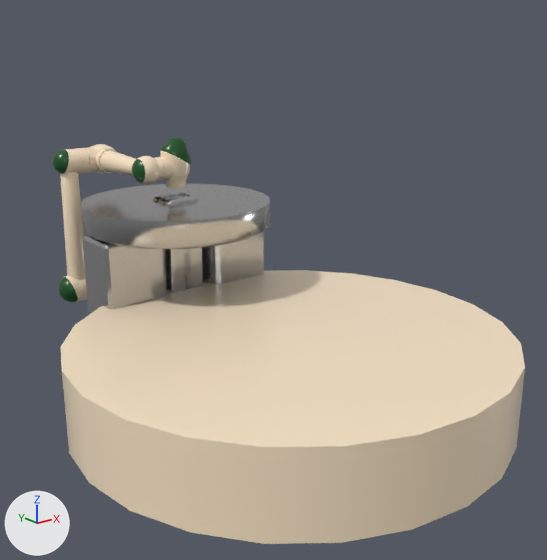
An edit to the FBX model blender/robot_yas.fbx, drawn before and after from the same camera.
The view is the same before and after, from a camera (50 mm lens) standing at (-1.87, -3.85, 1.58) and looking at (0.5, -0.89, 0.4). Arrows for +X, +Y and +Z are at lower left; the lights stay in place. Where no turn or scale is listed for an object, it has been applied to the vertices.

Names of what the first picture shows: 'Cylinder.001', 'Cylinder.003', 'Cylinder.006-col', 'Cylinder.007-col', 'Cylinder.013-col', 'Sphere.002-col', 'Sphere.003', 'Sphere.005', 'arm-L-col', 'arm-R-col'.
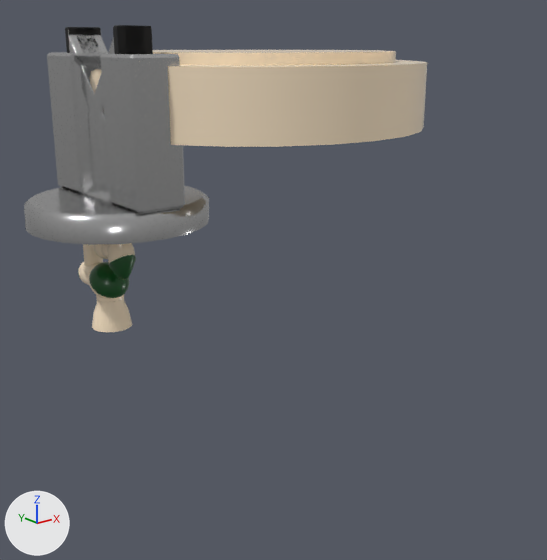
What differs and where, as boxes [x1, y1, x2, y2] in the pictures (547 x 560 px):
```json
{"object": "Cylinder.013-col", "change": "moved, turned", "before": [60, 270, 525, 544], "after": [91, 50, 427, 147]}
{"object": "Cylinder.007-col", "change": "moved, turned", "before": [80, 184, 271, 315], "after": [24, 52, 209, 245]}
{"object": "arm-L-col", "change": "moved, turned", "before": [153, 194, 191, 292], "after": [88, 25, 153, 191]}
{"object": "arm-R-col", "change": "moved, turned", "before": [173, 193, 203, 290], "after": [65, 27, 109, 193]}
{"object": "Cylinder.001", "change": "moved", "before": [60, 172, 86, 280], "after": [83, 244, 103, 266]}
{"object": "Cylinder.006-col", "change": "moved, turned", "before": [160, 137, 192, 188], "after": [107, 243, 136, 280]}
{"object": "Sphere.002-col", "change": "moved, turned", "before": [58, 276, 79, 302], "after": [78, 262, 84, 279]}
{"object": "Sphere.003", "change": "moved, turned", "before": [52, 149, 71, 174], "on screen": "not visible afterwards"}
```

Scene script edits in JSON lines:
```json
{"op": "set", "path": "ob_cylinder_001.location", "old": "(-0.19, 0.0, 0.654)", "new": "(0.0, 0.19, 0.654)"}
{"op": "set", "path": "ob_arm_r_col.location", "old": "(0.198, -0.497, 0.732)", "new": "(0.0, -0.198, 0.72)"}
{"op": "set", "path": "ob_arm_r_col.rotation_euler", "old": "(1.571, 1.571, 0.0)", "new": "(-3.142, -1.571, 0.0)", "note": "degrees (90, 90, 0) -> degrees (-180, -90, 0)"}
{"op": "set", "path": "ob_sphere_002_col.location", "old": "(-0.224, 0.0, 0.274)", "new": "(0.0, 0.224, 0.274)"}
{"op": "set", "path": "ob_sphere_002_col.rotation_euler", "old": "(1.84, 0.0, -1.571)", "new": "(-1.302, 3.142, 0.0)", "note": "degrees (105, 0, -90) -> degrees (-75, 180, 0)"}
{"op": "set", "path": "ob_arm_l_col.location", "old": "(0.142, -0.497, 0.73)", "new": "(0.0, -0.142, 0.722)"}
{"op": "set", "path": "ob_arm_l_col.rotation_euler", "old": "(1.571, 1.571, 0.0)", "new": "(-3.142, -1.571, 0.0)", "note": "degrees (90, 90, 0) -> degrees (-180, -90, 0)"}
{"op": "set", "path": "ob_cylinder_006_col.location", "old": "(0.169, -0.497, 0.975)", "new": "(0.0, -0.169, 0.477)"}
{"op": "set", "path": "ob_cylinder_006_col.rotation_euler", "old": "(3.142, 0.0, 0.0)", "new": "(0.0, 0.0, -1.571)", "note": "degrees (180, 0, 0) -> degrees (0, 0, -90)"}
{"op": "set", "path": "ob_cylinder_013_col.location", "old": "(0.169, -1.428, 0.975)", "new": "(0.93, -0.169, 0.477)"}
{"op": "set", "path": "ob_cylinder_013_col.rotation_euler", "old": "(3.142, 0.0, 0.0)", "new": "(0.0, 0.0, -1.571)", "note": "degrees (180, 0, 0) -> degrees (0, 0, -90)"}
{"op": "set", "path": "ob_cylinder_007_col.location", "old": "(0.169, -0.497, 3.098)", "new": "(0.0, -0.169, -1.646)"}
{"op": "set", "path": "ob_cylinder_007_col.rotation_euler", "old": "(1.571, 1.571, 0.0)", "new": "(3.142, -1.571, 0.0)", "note": "degrees (90, 90, 0) -> degrees (180, -90, 0)"}
{"op": "set", "path": "ob_sphere_003.location", "old": "(-0.206, 0.0, 0.976)", "new": "(0.0, 0.206, 0.976)"}
{"op": "set", "path": "ob_sphere_003.rotation_euler", "old": "(1.318, 0.0, -1.571)", "new": "(1.318, 0.0, 3.142)", "note": "degrees (76, 0, -90) -> degrees (76, 0, 180)"}
```
